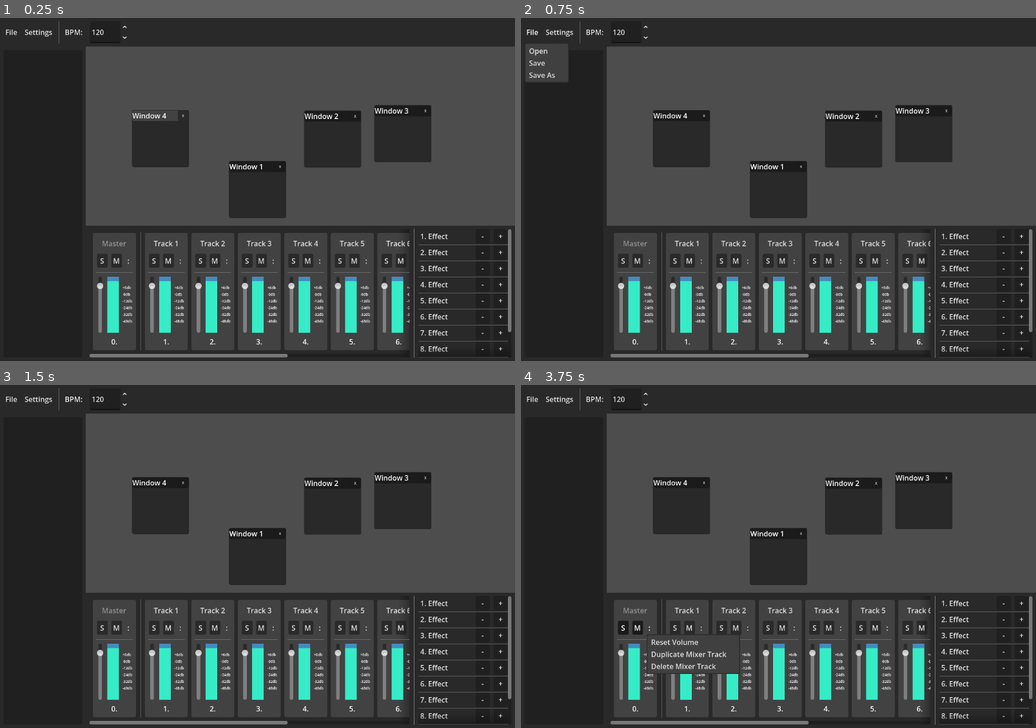
Above: before the commit, frames 1-4 (two rows, left to right).
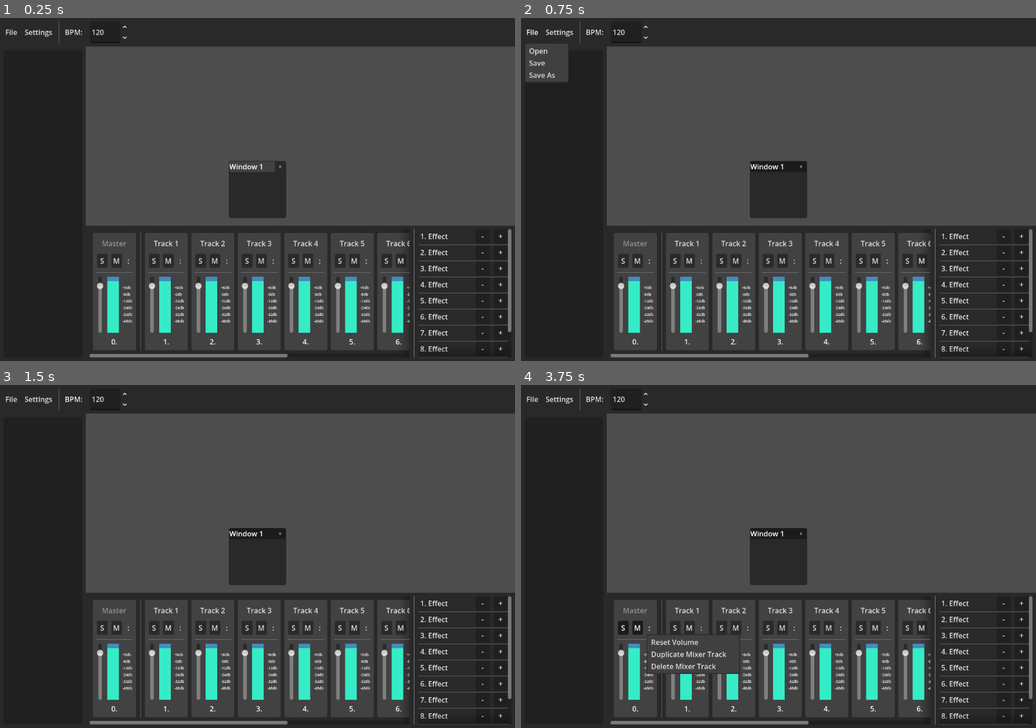
Above: after the commit, the same moments.

Repository: Linkerpink/GDaw
Game: Godot game, scene res://scenes/main.tscn
The game is run twice, just before and just after one commit, with the same random seed, the same clock (stepped at 60 frames per second) and the same inputs.
Inputs:
- Up to frame 1 (0.25 s): no input
- Up to frame 2 (0.75 s): click "File" at 0.5 s
- Up to frame 3 (1.5 s): click "BPM:" at 1.25 s
- Up to frame 4 (3.75 s): click "S" at 2 s; click "M" at 2.75 s; click ":" at 3.5 s

The runs differ from the first frame. In frame 1, 5.5% of the frame differs, in the area x 25-84%, y 25-45%; in frame 2, 5.4%; in frame 3, 5.4%; in frame 4, 5.4%.

Commit message:
window resizing added

Diff:
--- a/project_time_traker.json
+++ b/project_time_traker.json
@@ -1,7 +1,7 @@
 {
-  "2D": 10912.3779990673,
+  "2D": 12252.5059990883,
   "3D": 2.96399998664856,
-  "Editor": 26943.4719984531,
-  "Game": 2914.05799651146,
-  "Script": 13114.0720028877
+  "Editor": 38237.7889988422,
+  "Game": 5178.35499310493,
+  "Script": 20803.9640066623
 }
--- a/scenes/components/gdaw_window.tscn
+++ b/scenes/components/gdaw_window.tscn
@@ -92,6 +92,122 @@
 mouse_filter = 2
 theme_override_styles/panel = SubResource("StyleBoxFlat_mfhug")
 
+[node name="ResizeBars" type="Control" parent="." unique_id=647093522]
+layout_mode = 2
+mouse_filter = 2
+
+[node name="ResizeBarTop" type="ColorRect" parent="ResizeBars" unique_id=349923842]
+layout_mode = 1
+anchors_preset = -1
+anchor_right = 1.0
+offset_top = -4.0
+offset_bottom = 4.0
+grow_horizontal = 2
+mouse_default_cursor_shape = 9
+color = Color(1, 1, 1, 0)
+
+[node name="ResizeBarLeft" type="ColorRect" parent="ResizeBars" unique_id=1796962457]
+layout_mode = 1
+anchors_preset = -1
+anchor_bottom = 1.0
+offset_left = -4.0
+offset_right = 4.0
+grow_vertical = 2
+mouse_default_cursor_shape = 10
+color = Color(1, 1, 1, 0)
+
+[node name="ResizeBarRight" type="ColorRect" parent="ResizeBars" unique_id=118605711]
+layout_mode = 1
+anchors_preset = -1
+anchor_left = 1.008
+anchor_right = 1.008
+anchor_bottom = 1.0
+offset_left = -4.024002
+offset_right = 3.975998
+grow_horizontal = 0
+grow_vertical = 2
+mouse_default_cursor_shape = 10
+color = Color(1, 1, 1, 0)
+
+[node name="ResizeBarBottom" type="ColorRect" parent="ResizeBars" unique_id=854014084]
+layout_mode = 1
+anchors_preset = -1
+anchor_top = 1.031
+anchor_right = 1.0
+anchor_bottom = 1.031
+offset_top = -7.9680023
+offset_bottom = 0.03199768
+grow_horizontal = 2
+grow_vertical = 0
+mouse_default_cursor_shape = 9
+color = Color(1, 1, 1, 0)
+
+[node name="ResizeBarTopLeft" type="ColorRect" parent="ResizeBars" unique_id=2039678455]
+layout_mode = 1
+offset_left = -4.0
+offset_top = -4.0
+offset_right = 4.0
+offset_bottom = 4.0
+mouse_default_cursor_shape = 12
+color = Color(1, 1, 1, 0)
+
+[node name="ResizeBarBottomLeft" type="ColorRect" parent="ResizeBars" unique_id=826983973]
+layout_mode = 1
+anchors_preset = 2
+anchor_top = 1.0
+anchor_bottom = 1.0
+offset_left = -4.0
+offset_top = -4.0
+offset_right = 4.0
+offset_bottom = 4.0
+grow_vertical = 0
+mouse_default_cursor_shape = 11
+color = Color(1, 1, 1, 0)
+
+[node name="ResizeBarTopRight" type="ColorRect" parent="ResizeBars" unique_id=1841333030]
+layout_mode = 1
+anchors_preset = -1
+anchor_left = 1.008
+anchor_right = 1.008
+offset_left = -4.024002
+offset_top = -4.0
+offset_right = 3.975998
+offset_bottom = 4.0
+mouse_default_cursor_shape = 11
+color = Color(1, 1, 1, 0)
+
+[node name="ResizeBarBottomRight" type="ColorRect" parent="ResizeBars" unique_id=1344362453]
+layout_mode = 1
+anchors_preset = -1
+anchor_left = 1.008
+anchor_top = 1.0
+anchor_right = 1.008
+anchor_bottom = 1.0
+offset_left = -4.024002
+offset_top = -4.0
+offset_right = 3.975998
+offset_bottom = 4.0
+grow_horizontal = 0
+grow_vertical = 0
+mouse_default_cursor_shape = 12
+color = Color(1, 1, 1, 0)
+
 [connection signal="mouse_entered" from="MarginContainer/VBoxContainer/TopBar" to="." method="_on_top_bar_mouse_entered"]
 [connection signal="mouse_exited" from="MarginContainer/VBoxContainer/TopBar" to="." method="_on_top_bar_mouse_exited"]
 [connection signal="pressed" from="MarginContainer/VBoxContainer/TopBar/HBoxContainer/CloseButton" to="." method="_on_close_button_pressed"]
+[connection signal="mouse_entered" from="ResizeBars/ResizeBarTop" to="." method="_on_resize_bar_mouse_entered" binds= ["ResizeBarTop"]]
+[connection signal="mouse_exited" from="ResizeBars/ResizeBarTop" to="." method="_on_resize_bar_mouse_exited"]
+[connection signal="mouse_entered" from="ResizeBars/ResizeBarLeft" to="." method="_on_resize_bar_mouse_entered" binds= ["ResizeBarLeft"]]
+[connection signal="mouse_exited" from="ResizeBars/ResizeBarLeft" to="." method="_on_resize_bar_mouse_exited"]
+[connection signal="mouse_entered" from="ResizeBars/ResizeBarRight" to="." method="_on_resize_bar_mouse_entered" binds= ["ResizeBarRight"]]
+[connection signal="mouse_exited" from="ResizeBars/ResizeBarRight" to="." method="_on_resize_bar_mouse_exited"]
+[connection signal="mouse_entered" from="ResizeBars/ResizeBarBottom" to="." method="_on_resize_bar_mouse_entered" binds= ["ResizeBarBottom"]]
+[connection signal="mouse_exited" from="ResizeBars/ResizeBarBottom" to="." method="_on_resize_bar_mouse_exited"]
+[connection signal="mouse_entered" from="ResizeBars/ResizeBarTopLeft" to="." method="_on_resize_bar_mouse_entered" binds= ["ResizeBarTopLeft"]]
+[connection signal="mouse_exited" from="ResizeBars/ResizeBarTopLeft" to="." method="_on_resize_bar_mouse_exited"]
+[connection signal="mouse_entered" from="ResizeBars/ResizeBarBottomLeft" to="." method="_on_resize_bar_mouse_entered" binds= ["ResizeBarBottomLeft"]]
+[connection signal="mouse_exited" from="ResizeBars/ResizeBarBottomLeft" to="." method="_on_resize_bar_mouse_exited"]
+[connection signal="mouse_entered" from="ResizeBars/ResizeBarTopRight" to="." method="_on_resize_bar_mouse_entered" binds= ["ResizeBarTopRight"]]
+[connection signal="mouse_exited" from="ResizeBars/ResizeBarTopRight" to="." method="_on_resize_bar_mouse_exited"]
+[connection signal="mouse_entered" from="ResizeBars/ResizeBarBottomRight" to="." method="_on_resize_bar_mouse_entered" binds= ["ResizeBarBottomRight"]]
+[connection signal="mouse_exited" from="ResizeBars/ResizeBarBottomRight" to="." method="_on_resize_bar_mouse_exited"]
--- a/scenes/main.tscn
+++ b/scenes/main.tscn
@@ -31,27 +31,3 @@
 [node name="GDawWindow" parent="." unique_id=361502912 instance=ExtResource("2_tbgi4")]
 layout_mode = 1
 title = "Window 1"
-
-[node name="GDawWindow2" parent="." unique_id=363162894 instance=ExtResource("2_tbgi4")]
-layout_mode = 1
-offset_left = 104.0
-offset_top = -177.0
-offset_right = 232.0
-offset_bottom = -49.0
-title = "Window 2"
-
-[node name="GDawWindow3" parent="." unique_id=1026934417 instance=ExtResource("2_tbgi4")]
-layout_mode = 1
-offset_left = 261.0
-offset_top = -189.0
-offset_right = 389.0
-offset_bottom = -61.0
-title = "Window 3"
-
-[node name="GDawWindow4" parent="." unique_id=1709248758 instance=ExtResource("2_tbgi4")]
-layout_mode = 1
-offset_left = -281.0
-offset_top = -178.0
-offset_right = -153.0
-offset_bottom = -50.0
-title = "Window 4"
--- a/scripts/gdaw_window.gd
+++ b/scripts/gdaw_window.gd
@@ -12,15 +12,30 @@
 var dragging : bool = false
 var drag_point : Vector2
 
+var resize_bar_touching : String
+var resize_bar_dragging : String
+var resizing : bool = false
+
+@onready var resize_bar_top : Control = $ResizeBars/ResizeBarTop
+@onready var resize_bar_left : Control = $ResizeBars/ResizeBarLeft
+@onready var resize_bar_right : Control = $ResizeBars/ResizeBarRight
+@onready var resize_bar_bottom : Control = $ResizeBars/ResizeBarBottom
+@onready var resize_bar_top_left : Control = $ResizeBars/ResizeBarTopLeft
+@onready var resize_bar_bottom_left : Control = $ResizeBars/ResizeBarBottomLeft
+@onready var resize_bar_top_right : Control = $ResizeBars/ResizeBarTopRight
+@onready var resize_bar_bottom_right : Control = $ResizeBars/ResizeBarBottomRight
+
 
 func _ready() -> void:
 	title_label.text = title
+
 	WindowManager.open_window(self)
 
 
-func _process(_delta: float) -> void:
+func _process(delta: float) -> void:
 	_handle_selection()
 	_handle_dragging()
+	_handle_resizing(delta)
 
 	# Close input
 	if Input.is_action_just_pressed("close_window") and WindowManager.window_selected == self:
@@ -33,7 +48,9 @@
 
 func _handle_selection():
 	# Selection
-	if get_local_mouse_position().x > 0 and get_local_mouse_position().x < size.x and get_local_mouse_position().y > 0 and get_local_mouse_position().y < size.y:
+	if resize_bar_touching != "":
+		touching_window = true
+	elif get_local_mouse_position().x > 0 and get_local_mouse_position().x < size.x and get_local_mouse_position().y > 0 and get_local_mouse_position().y < size.y:
 		touching_window = true
 	else:
 		touching_window = false
@@ -49,7 +66,6 @@
 
 	if WindowManager.window_selected == self:
 		top_bar_panel.self_modulate = Color.WHITE
-		owner.move_child(self, -1)
 		z_index = 999
 	else:
 		top_bar_panel.self_modulate = Color.DIM_GRAY
@@ -78,6 +94,87 @@
 		global_position = get_global_mouse_position() - drag_point
 
 
+func _handle_resizing(delta: float):
+	if Input.is_action_just_pressed("left_click"):
+		if resize_bar_touching != "":
+			resizing = true
+			resize_bar_dragging = resize_bar_touching
+
+	if Input.is_action_just_released("left_click"):
+		resize_bar_dragging = ""
+		resizing = false
+
+	#TODO fix resizing too far for one frame in the resizebarleft
+	if resizing:
+		match resize_bar_dragging:
+			"ResizeBarTop":
+				if get_local_mouse_position().y < 0 and get_global_mouse_position().y > 0:
+					size.y -= get_local_mouse_position().y
+					position.y = get_global_mouse_position().y
+				elif get_local_mouse_position().y > 0 and size.y != get_custom_minimum_size().y:
+					size.y -= get_local_mouse_position().y
+					position.y = get_global_mouse_position().y - get_local_mouse_position().y / size.y / 2
+
+			"ResizeBarLeft":
+				if get_local_mouse_position().x < 0 and get_global_mouse_position().x > 0:
+					size.x -= get_local_mouse_position().x
+					position.x = get_global_mouse_position().x
+				elif get_local_mouse_position().x > 0 and size.x != get_custom_minimum_size().x:
+					size.x -= get_local_mouse_position().x
+					position.x = get_global_mouse_position().x - get_local_mouse_position().x / size.x / 2
+
+			"ResizeBarRight":
+				if get_local_mouse_position().x < DisplayServer.window_get_size().x and get_global_mouse_position().x < DisplayServer.window_get_size().x:
+					size.x = get_local_mouse_position().x
+
+			"ResizeBarBottom":
+				if get_global_mouse_position().y < DisplayServer.window_get_size().y:
+					size.y = get_local_mouse_position().y
+
+			"ResizeBarTopLeft":
+				if get_local_mouse_position().x < 0 and get_global_mouse_position().x > 0:
+					size.x -= get_local_mouse_position().x
+					position.x = get_global_mouse_position().x
+				elif get_local_mouse_position().x > 0 and size.x != get_custom_minimum_size().x:
+					size.x -= get_local_mouse_position().x
+					position.x = get_global_mouse_position().x - get_local_mouse_position().x / size.x / 2
+
+				if get_local_mouse_position().y < 0 and get_global_mouse_position().y > 0:
+					size.y -= get_local_mouse_position().y
+					position.y = get_global_mouse_position().y
+				elif get_local_mouse_position().y > 0 and size.y != get_custom_minimum_size().y:
+					size.y -= get_local_mouse_position().y
+					position.y = get_global_mouse_position().y - get_local_mouse_position().y / size.y / 2
+
+			"ResizeBarBottomLeft":
+				if get_local_mouse_position().x < 0 and get_global_mouse_position().x > 0:
+					size.x -= get_local_mouse_position().x
+					position.x = get_global_mouse_position().x
+				elif get_local_mouse_position().x > 0 and size.x != get_custom_minimum_size().x:
+					size.x -= get_local_mouse_position().x
+					position.x = get_global_mouse_position().x - get_local_mouse_position().x / size.x / 2
+
+				if get_global_mouse_position().y < DisplayServer.window_get_size().y:
+					size.y = get_local_mouse_position().y
+
+			"ResizeBarTopRight":
+				if get_local_mouse_position().x < DisplayServer.window_get_size().x and get_global_mouse_position().x < DisplayServer.window_get_size().x:
+					size.x = get_local_mouse_position().x
+
+				if get_local_mouse_position().y < 0 and get_global_mouse_position().y > 0:
+					size.y -= get_local_mouse_position().y
+					position.y = get_global_mouse_position().y
+				elif get_local_mouse_position().y > 0 and size.y != get_custom_minimum_size().y:
+					size.y -= get_local_mouse_position().y
+					position.y = get_global_mouse_position().y - get_local_mouse_position().y / size.y / 2
+
+			"ResizeBarBottomRight":
+				if get_local_mouse_position().x < DisplayServer.window_get_size().x and get_global_mouse_position().x < DisplayServer.window_get_size().x:
+					size.x = get_local_mouse_position().x
+				if get_global_mouse_position().y < DisplayServer.window_get_size().y:
+					size.y = get_local_mouse_position().y
+
+
 func close_window():
 	pivot_offset = size / 2
 	var _a_tween = get_tree().create_tween()
@@ -101,3 +198,12 @@
 
 func _on_close_button_pressed() -> void:
 	close_window()
+
+
+func _on_resize_bar_mouse_entered(_name : String):
+	if not resizing:
+		resize_bar_touching = _name
+
+
+func _on_resize_bar_mouse_exited() -> void:
+	resize_bar_touching = ""
--- a/scripts/globals/window_manager.gd
+++ b/scripts/globals/window_manager.gd
@@ -6,7 +6,6 @@
 
 
 func _process(_delta: float) -> void:
-	print(window_selected)
 	if window_selected:
 		if window_selected.get_local_mouse_position().x > 0 and window_selected.get_local_mouse_position().x < window_selected.size.x and window_selected.get_local_mouse_position().y > 0 and window_selected.get_local_mouse_position().y < window_selected.size.y:
 			touching_window_selected = true
